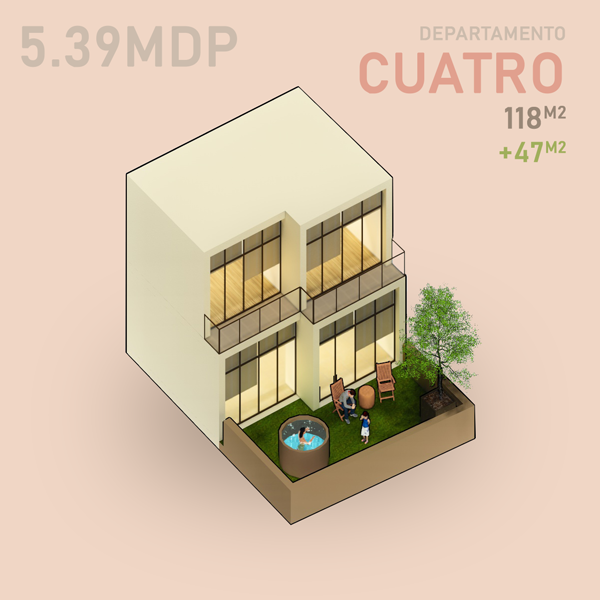
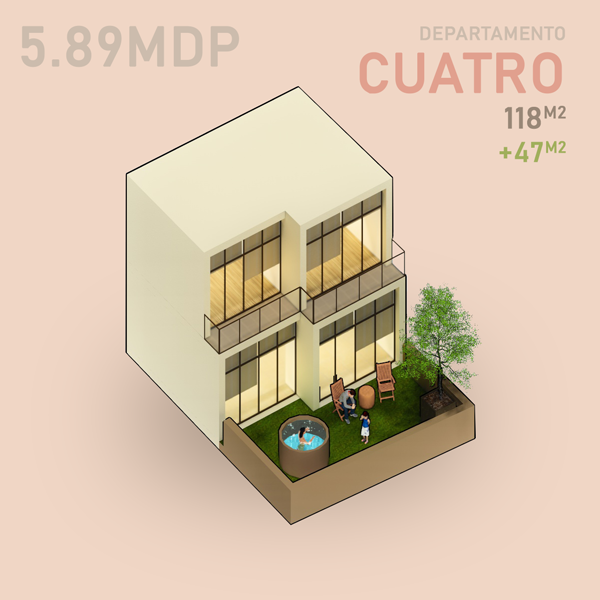
Revision of a layered 600 × 600 image; what changed, layer by layer:
added layer "Layer 6" above "Layer 5" over [65, 25, 566, 162]
